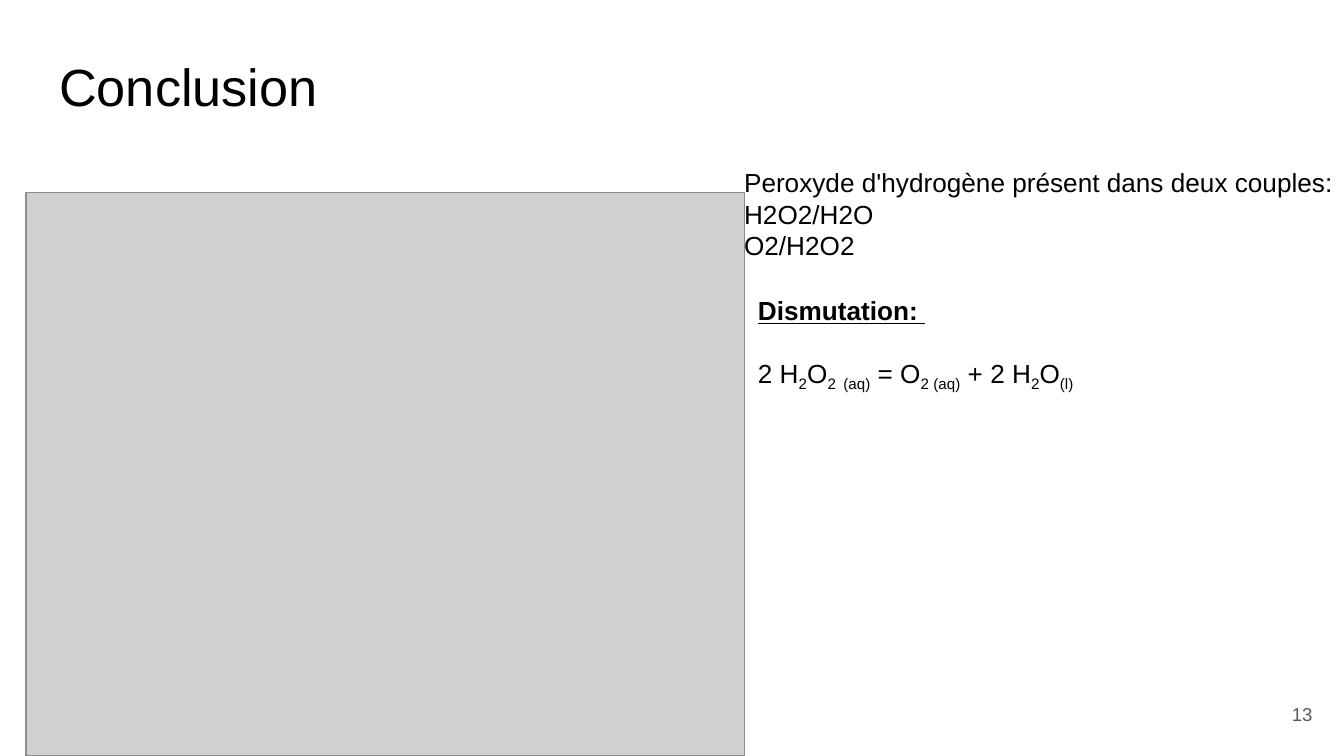
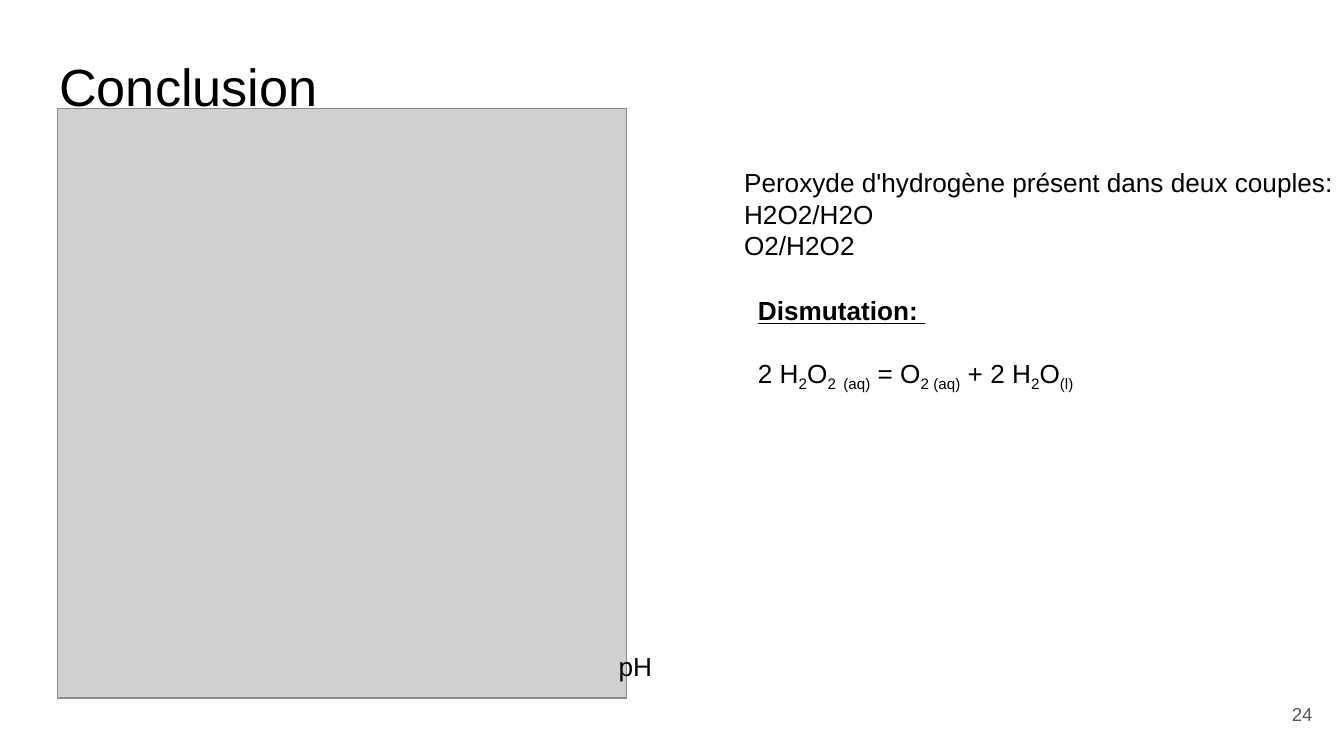
Before and after one commit to ChaponPhys/Agregation, a slide deck: slide 24 of Leçon chimie/LC 23/LC 23 - Diagramme potentiel-pH.pptx (slide 13 before the commit). Drawn at 1344x756 pixels with LibreOffice and Linux fonts; fonts in the diff are those of the drawing; grey boxes stand for pictures. Boxes give left, top, right and bottom in pixels: in the first picture for what was removed or moved away, otherwise in the second. Text is boxed around its words. In the diff, an @@ line names an element or a change of style, - is before the commit and + after.

```diff
--- a/Leçon chimie/LC 23/LC 23 - Diagramme potentiel-pH.pptx
+++ b/Leçon chimie/LC 23/LC 23 - Diagramme potentiel-pH.pptx
@@ picture: place and size @@
-picture at (26, 192, 745, 755)
+picture at (58, 109, 626, 699)
@@ text added at (619, 655, 652, 682), 14 pt, text #000000 @@
+pH
@@ page number at (1292, 708, 1313, 721): text changed @@
-13
+24
```
Also in this commit, not shown: 7 other slides changed, 12 slides added, 1 slide removed, 39 other files.
